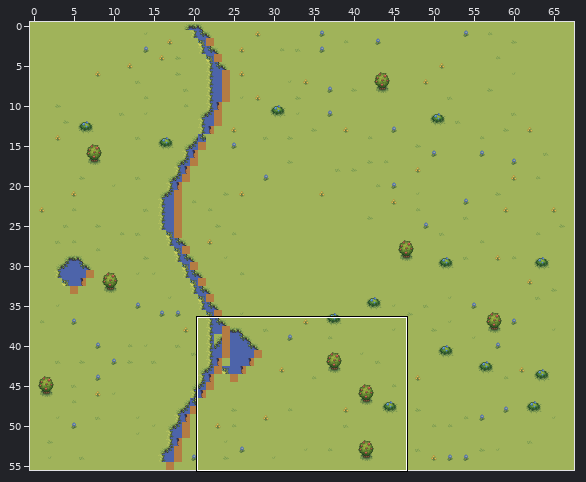
Tiled map (JSON): src/assets/tilemaps/generated/1-3.tmj. Above: a wide view before the commit, with the close-up outlined.
Close-up. As it was:
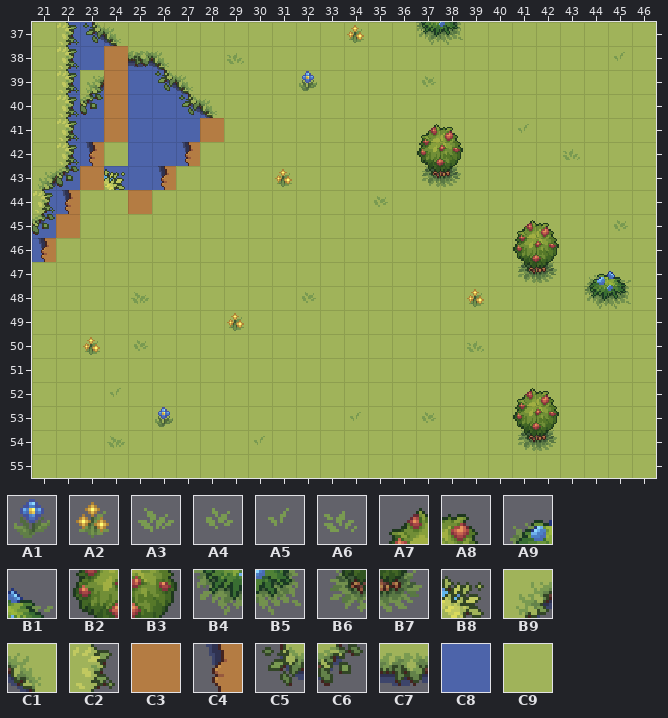
Cells are 16x16 px. Shown: x 21..46, y 37..55. The commit also changed other parts of the map, which this record leaves out.
Key: from "Details": A1 120, A2 128, A3 156, A4 157, A5 160, A6 161; from "Trees_rocks": A7 163, A8 164, A9 165, B1 166, B2 179, B3 180, B4 181, B5 182, B6 195, B7 196; from "Water_coasts": B8 43, B9 44, C1 45, C2 82, C3 92, C4 97, C5 119, C6 121, C7 198; from "Water_detilazation": C8 0; from "ground_grasss": C9 55.
__ is an empty cell, ## one hidden under a higher layer.
Layer "Base" before, first column x 21:
37 C9 C8 C8 C8 C9 C9 C9 C9 C9 C9 C9 C9 C9 C9 C9 C9 C9 C9 C9 C9 C9 C9 C9 C9 C9 C9
38 C9 C8 C8 ## C8 C8 C9 C9 C9 C9 C9 C9 C9 C9 C9 C9 C9 C9 C9 C9 C9 C9 C9 C9 C9 C9
39 C9 C8 C8 ## C8 C8 C8 C9 C9 C9 C9 C9 C9 C9 C9 C9 C9 C9 C9 C9 C9 C9 C9 C9 C9 C9
40 C9 C8 C8 ## C8 C8 C8 C8 C9 C9 C9 C9 C9 C9 C9 C9 C9 C9 C9 C9 C9 C9 C9 C9 C9 C9
41 C9 C8 C8 ## C8 C8 C8 ## C9 C9 C9 C9 C9 C9 C9 C9 C9 C9 C9 C9 C9 C9 C9 C9 C9 C9
42 C9 C8 C8 ## C8 C8 C8 ## C9 C9 C9 C9 C9 C9 C9 C9 C9 C9 C9 C9 C9 C9 C9 C9 C9 C9
43 C8 C8 ## C8 C8 C8 ## C9 C9 C9 C9 C9 C9 C9 C9 C9 C9 C9 C9 C9 C9 C9 C9 C9 C9 C9
44 C8 C8 ## ## ## ## C9 C9 C9 C9 C9 C9 C9 C9 C9 C9 C9 C9 C9 C9 C9 C9 C9 C9 C9 C9
45 C8 ## C9 C9 C9 C9 C9 C9 C9 C9 C9 C9 C9 C9 C9 C9 C9 C9 C9 C9 C9 C9 C9 C9 C9 C9
46 C8 ## C9 C9 C9 C9 C9 C9 C9 C9 C9 C9 C9 C9 C9 C9 C9 C9 C9 C9 C9 C9 C9 C9 C9 C9
47 ## C9 C9 C9 C9 C9 C9 C9 C9 C9 C9 C9 C9 C9 C9 C9 C9 C9 C9 C9 C9 C9 C9 C9 C9 C9
48 C9 C9 C9 C9 C9 C9 C9 C9 C9 C9 C9 C9 C9 C9 C9 C9 C9 C9 C9 C9 C9 C9 C9 C9 C9 C9
49 C9 C9 C9 C9 C9 C9 C9 C9 C9 C9 C9 C9 C9 C9 C9 C9 C9 C9 C9 C9 C9 C9 C9 C9 C9 C9
50 C9 C9 C9 C9 C9 C9 C9 C9 C9 C9 C9 C9 C9 C9 C9 C9 C9 C9 C9 C9 C9 C9 C9 C9 C9 C9
51 C9 C9 C9 C9 C9 C9 C9 C9 C9 C9 C9 C9 C9 C9 C9 C9 C9 C9 C9 C9 C9 C9 C9 C9 C9 C9
52 C9 C9 C9 C9 C9 C9 C9 C9 C9 C9 C9 C9 C9 C9 C9 C9 C9 C9 C9 C9 C9 C9 C9 C9 C9 C9
53 C9 C9 C9 C9 C9 C9 C9 C9 C9 C9 C9 C9 C9 C9 C9 C9 C9 C9 C9 C9 C9 C9 C9 C9 C9 C9
54 C9 C9 C9 C9 C9 C9 C9 C9 C9 C9 C9 C9 C9 C9 C9 C9 C9 C9 C9 C9 C9 C9 C9 C9 C9 C9
55 C9 C9 C9 C9 C9 C9 C9 C9 C9 C9 C9 C9 C9 C9 C9 C9 C9 C9 C9 C9 C9 C9 C9 C9 C9 C9
Layer "Agua" before, first column x 21:
37 __ C2 C5 C1 __ __ __ __ __ __ __ __ __ A2 __ __ B4 B5 __ __ __ __ __ __ __ __
38 __ C2 __ C3 C7 C1 __ __ A6 __ __ __ __ __ __ __ __ __ __ __ __ __ __ __ A5 __
39 __ C2 B9 C3 __ C5 C1 __ __ __ __ A1 __ __ __ __ A4 __ __ __ __ __ __ __ __ __
40 __ C2 C6 C3 __ __ C5 C1 __ __ __ __ __ __ __ __ __ __ __ __ __ __ __ __ __ __
41 __ C2 __ C3 __ __ __ C3 __ __ __ __ __ __ __ __ A7 A8 __ __ A5 __ __ __ __ __
42 __ C2 C4 C9 __ __ C4 C9 __ __ __ __ __ __ __ __ B2 B3 __ __ __ __ A6 __ __ __
43 B9 C6 C3 B8 __ C4 C9 __ __ __ A2 __ __ __ __ __ B6 B7 __ __ __ __ __ __ __ __
44 C2 C4 C9 C9 C3 C9 __ __ __ __ __ __ __ __ A4 __ __ __ __ __ __ __ __ __ __ __
45 C6 C3 __ __ __ __ __ __ __ __ __ __ __ __ __ __ __ __ __ __ A7 A8 __ __ A4 __
46 C4 C9 __ __ __ __ __ __ __ __ __ __ __ __ __ __ __ __ __ __ B2 B3 __ __ __ __
47 C9 __ __ __ __ __ __ __ __ __ __ __ __ __ __ __ __ __ __ __ B6 B7 __ A9 B1 __
48 __ __ __ __ A3 __ __ __ __ __ __ A4 __ __ __ __ __ __ A2 __ __ __ __ B4 B5 __
49 __ __ __ __ __ __ __ __ A2 __ __ __ __ __ __ __ __ __ __ __ __ __ __ __ __ __
50 __ __ A2 __ A4 __ __ __ __ __ __ __ __ __ __ __ __ __ A6 __ __ __ __ __ __ __
51 __ __ __ __ __ __ __ __ __ __ __ __ __ __ __ __ __ __ __ __ __ __ __ __ __ __
52 __ __ __ A5 __ __ __ __ __ __ __ __ __ __ __ __ __ __ __ __ A7 A8 __ __ __ __
53 __ __ __ __ __ A1 __ __ __ __ __ __ __ A5 __ __ A4 __ __ __ B2 B3 __ __ __ __
54 __ __ __ A3 __ __ __ __ __ A5 __ __ __ __ __ __ __ __ __ __ B6 B7 __ __ __ __
55 __ __ __ __ __ __ __ __ __ __ __ __ __ __ __ __ __ __ __ __ __ __ __ __ __ __
Once edited:
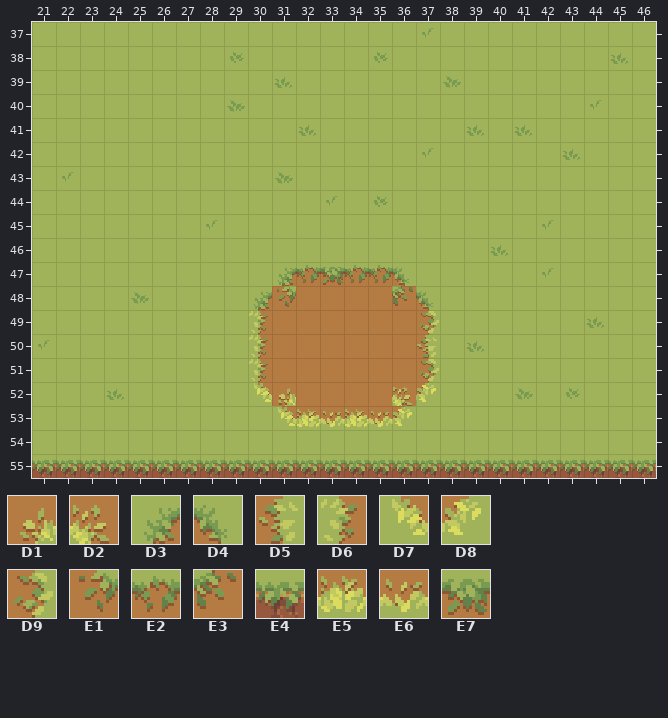
Further tiles: from "ground_grasss": D1 1, D2 3, D3 4, D4 5, D5 54, D6 56, D7 57, D8 58, D9 59, E1 107, E2 108, E3 109, E4 131, E5 160, E6 161, E7 213.
The exact change:
Changed rows in their new state; .. is an unchanged cell.
Layer "Base":
first column x 21:
37 .. C9 C9 C9 .. .. .. .. .. .. .. .. .. .. .. .. .. .. .. .. .. .. .. .. .. ..
38 .. C9 C9 C9 C9 C9 .. .. .. .. .. .. .. .. .. .. .. .. .. .. .. .. .. .. .. ..
39 .. C9 C9 C9 C9 C9 C9 .. .. .. .. .. .. .. .. .. .. .. .. .. .. .. .. .. .. ..
40 .. C9 C9 C9 C9 C9 C9 C9 .. .. .. .. .. .. .. .. .. .. .. .. .. .. .. .. .. ..
41 .. C9 C9 C9 C9 C9 C9 C9 .. .. .. .. .. .. .. .. .. .. .. .. .. .. .. .. .. ..
42 .. C9 C9 .. C9 C9 C9 .. .. .. .. .. .. .. .. .. .. .. .. .. .. .. .. .. .. ..
43 C9 C9 C9 C9 C9 C9 .. .. .. .. .. .. .. .. .. .. .. .. .. .. .. .. .. .. .. ..
44 C9 C9 .. .. C9 .. .. .. .. .. .. .. .. .. .. .. .. .. .. .. .. .. .. .. .. ..
45 C9 C9 .. .. .. .. .. .. .. .. .. .. .. .. .. .. .. .. .. .. .. .. .. .. .. ..
46 C9 .. .. .. .. .. .. .. .. .. .. .. .. .. .. .. .. .. .. .. .. .. .. .. .. ..
47 .. .. .. .. .. .. .. .. .. .. D3 E2 E7 E2 E2 D4 .. .. .. .. .. .. .. .. .. ..
48 .. .. .. .. .. .. .. .. .. D3 E1 C3 C3 C3 C3 E3 D4 .. .. .. .. .. .. .. .. ..
49 .. .. .. .. .. .. .. .. .. D6 C3 C3 C3 C3 C3 C3 D9 .. .. .. .. .. .. .. .. ..
50 .. .. .. .. .. .. .. .. .. D6 C3 C3 C3 C3 C3 C3 D5 .. .. .. .. .. .. .. .. ..
51 .. .. .. .. .. .. .. .. .. D6 C3 C3 C3 C3 C3 C3 D9 .. .. .. .. .. .. .. .. ..
52 .. .. .. .. .. .. .. .. .. D7 D1 C3 C3 C3 C3 D2 D8 .. .. .. .. .. .. .. .. ..
53 .. .. .. .. .. .. .. .. .. .. D7 E5 E6 E5 E6 D8 .. .. .. .. .. .. .. .. .. ..
55 E4 E4 E4 E4 E4 E4 E4 E4 E4 E4 E4 E4 E4 E4 E4 E4 E4 E4 E4 E4 E4 E4 E4 E4 E4 E4
Layer "Agua":
first column x 21:
37 .. __ __ __ .. .. .. .. .. .. .. .. .. __ .. .. A5 __ .. .. .. .. .. .. ..
38 .. __ .. __ __ __ .. .. A4 .. .. .. .. .. A4 .. .. .. .. .. .. .. .. .. A6
39 .. __ __ __ .. __ __ .. .. .. A6 __ .. .. .. .. __ A3 .. .. .. .. .. .. ..
40 .. __ __ __ .. .. __ __ A3 .. .. .. .. .. .. .. .. .. .. .. .. .. .. A5 ..
41 .. __ .. __ .. .. .. __ .. .. .. A6 .. .. .. .. __ __ A6 .. A6 .. .. .. ..
42 .. __ __ .. .. .. __ .. .. .. .. .. .. .. .. .. A5 __ .. .. .. .. .. .. ..
43 __ A5 __ __ .. __ .. .. .. .. A3 .. .. .. .. .. __ __ .. .. .. .. .. .. ..
44 __ __ .. .. __ .. .. .. .. .. .. .. A5 .. .. .. .. .. .. .. .. .. .. .. ..
45 __ __ .. .. .. .. .. A5 .. .. .. .. .. .. .. .. .. .. .. .. __ A5 .. .. __
46 __ .. .. .. .. .. .. .. .. .. .. .. .. .. .. .. .. .. .. A6 __ __ .. .. ..
47 .. .. .. .. .. .. .. .. .. .. .. .. .. .. .. .. .. .. .. .. __ A5 .. __ __
48 .. .. .. .. .. .. .. .. .. .. .. __ .. .. .. .. .. .. __ .. .. .. .. __ __
49 .. .. .. .. .. .. .. .. __ .. .. .. .. .. .. .. .. .. .. .. .. .. .. A6 ..
50 A5 .. __ .. __ .. .. .. .. .. .. .. .. .. .. .. .. .. .. .. .. .. .. .. ..
52 .. .. .. A6 .. .. .. .. .. .. .. .. .. .. .. .. .. .. .. .. A3 __ A4 .. ..
53 .. .. .. .. .. __ .. .. .. .. .. .. .. __ .. .. __ .. .. .. __ __ .. .. ..
54 .. .. .. __ .. .. .. .. .. __ .. .. .. .. .. .. .. .. .. .. __ __ .. .. ..
Where, in picture pixels (left, top, right, bottom), the same in both close-ups:
changed: (32, 22, 656, 478)
